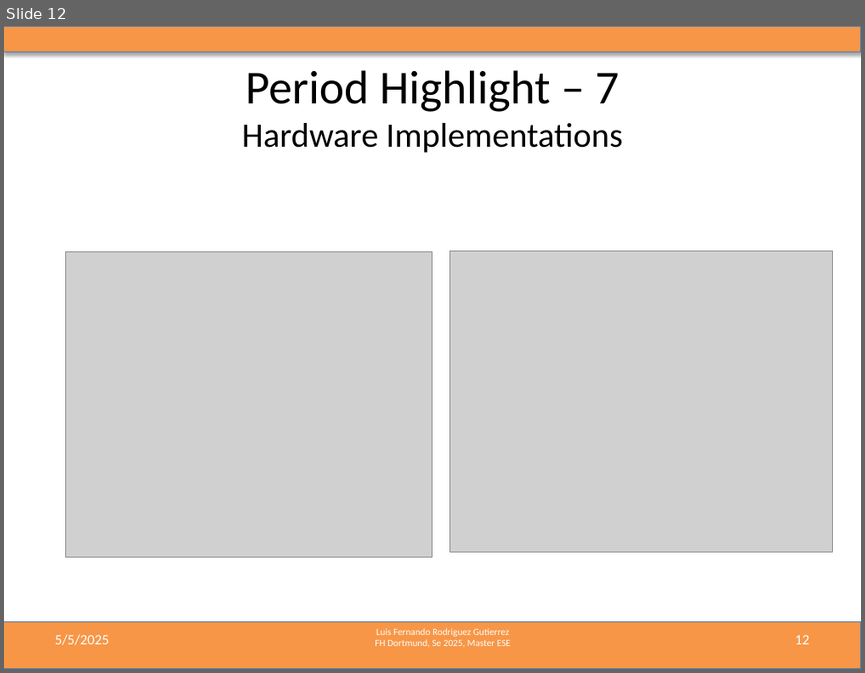
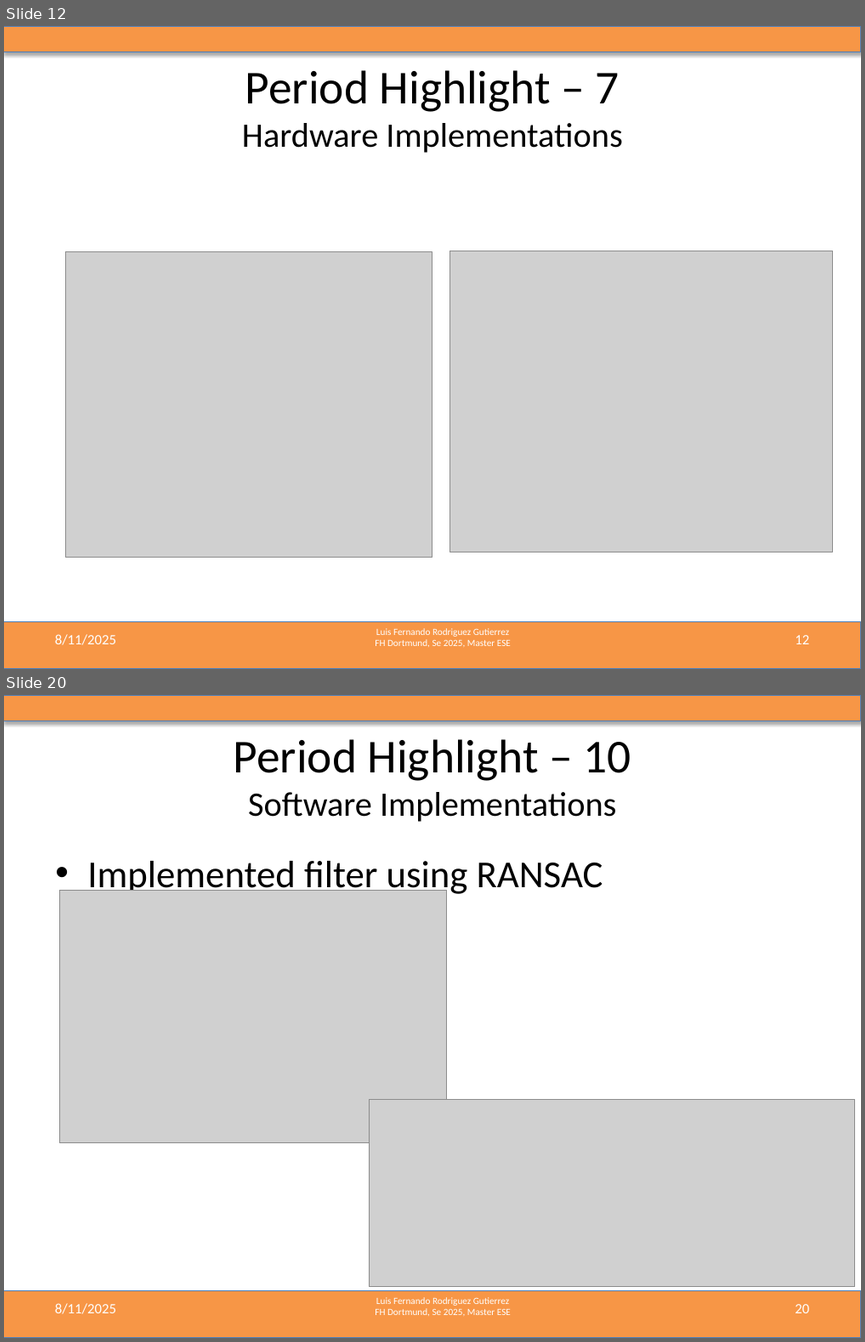
Before and after one commit to LF-RoGu/ResearchProject, a slide deck: 06_PresentationUpdates/Radar_ResearchProject.pptx. Shown one above the other, each under a label of ours: slide 12 before the commit, slides 12 and 20 after it; the slides between them are not shown. The pictures are 865x673 and 865x1342 pixels, drawn with LibreOffice and Linux fonts; fonts in the diff are those of the drawing; grey boxes stand for pictures. Boxes give left, top, right and bottom in pixels: in the first picture for what was removed or moved away, otherwise in the second. Text is boxed around its words. In the diff, an @@ line names an element or a change of style, - is before the commit and + after.

```diff
--- a/06_PresentationUpdates/Radar_ResearchProject.pptx
+++ b/06_PresentationUpdates/Radar_ResearchProject.pptx
@@ slide 20 added at (x1=4, y1=695, x2=861, y2=1338), background #FFFFFF; not listed: 3 template elements that a slide beside it also shows @@
@@ title added at (x1=234, y1=739, x2=630, y2=822), 28.8 pt, text #000000 @@
+Period Highlight – 10
+Software Implementations
@@ text added at (x1=87, y1=861, x2=603, y2=897), 32 pt, text #000000 @@
+• Implemented filter using RANSAC
@@ picture added at (x1=60, y1=891, x2=447, y2=1143) @@
@@ picture added at (x1=369, y1=1100, x2=854, y2=1287) @@
@@ text added at (x1=55, y1=1303, x2=116, y2=1314), 12 pt, text #FFFFFF @@
+8/11/2025
@@ page number added at (x1=794, y1=1304, x2=809, y2=1313), 12 pt, text #FFFFFF @@
+20
@@ slide 12 changed as well @@
@@ text at (x1=55, y1=634, x2=116, y2=645): text changed @@
-5/5/2025
+8/11/2025
```
Also in this commit, not shown: 13 other slides changed, 14 other slides added.
